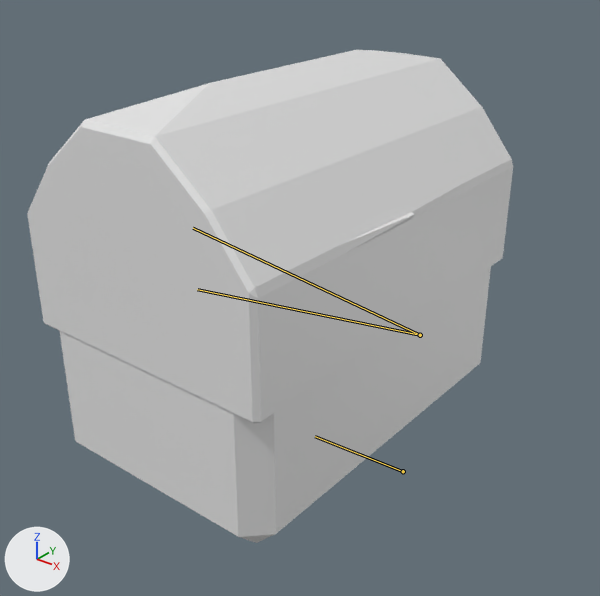
One commit to the Blender file obj_chest_bellaMartos_01.blend: the scene before it, then after it.
Rendered twice from a 50 mm camera at (4.39, -5.36, 3.28) aimed at (0.29, -0.24, 0.1). Arrows for +X, +Y and +Z are at lower left; the lights stay in place. The older version comes first. The bones that bend it are drawn over the model as lines.

The first picture shows 'Chest', 'Lid.002'.
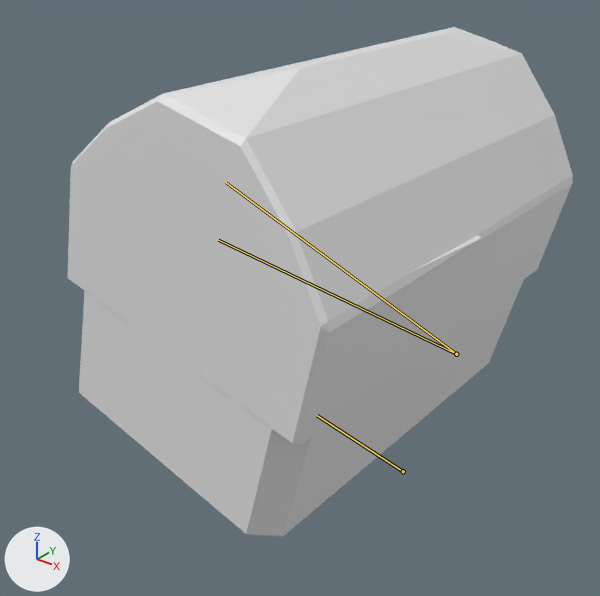
The newer file adds an action. The first version stands in its rest pose; the second is drawn at frame 20 of the action 'ArmatureAction'.

What differs and where, as boxes (x1, y1, x2, y2) in the pictures (600 x 596 px):
'Lid.002', posed (12% taller)
    before: (27, 50, 513, 424)
    after: (68, 27, 573, 445)
'Chest', posed
    before: (59, 267, 491, 543)
    after: (79, 280, 523, 537)
bone 'mainBone', root to tip
    before: (403, 471) to (315, 436)
    after: (403, 471) to (317, 415)
bone 'topBone', root to tip
    before: (420, 335) to (193, 228)
    after: (456, 354) to (226, 182)

The change in detail:
Bone 'mainBone' (bone_mainbone) turns from (0, 0, 0) to (0, 0, -14) degrees about its own x, y and z.
Bone 'topBone' (bone_topbone) turns from (0, 0, 0) to (0, 0, 1) degrees about its own x, y and z.
